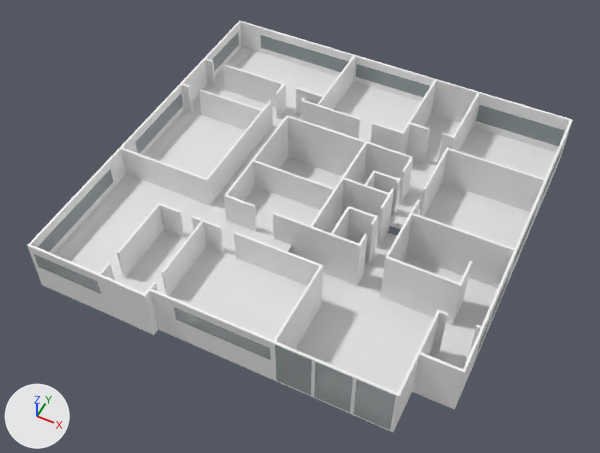
Before and after pictures for a commit that changed the glTF model models/all/D/Erdgeschoss/model.glb.
Both versions are drawn from a 50 mm camera at (-6.3, 91.6, 54.0) aimed at (-27.5, 134.0, 0.9). The axes (+X, +Y, +Z) are drawn at lower left. The lights are the same throughout. The first picture is the older version. Where no turn or scale is listed for an object, it has been applied to the vertices.
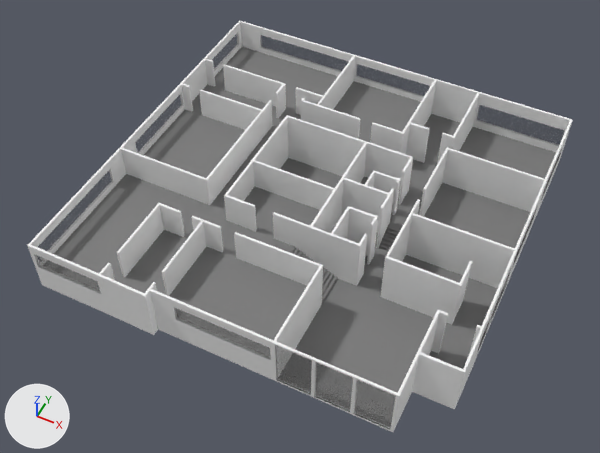
What differs and where, as boxes [x1, y1, x2, y2] in the pictures (600 x 453 px):
'Plane.028', recoloured, surface changed: [35, 22, 571, 428] in both
'Plane.014', recoloured (white to grey): [54, 47, 420, 340] in both
'Plane.015', recoloured (white to grey): [280, 158, 498, 393] in both
'Plane.013', recoloured (white to grey): [360, 114, 556, 249] in both
'Cube', added: after [287, 245, 337, 303]
'Cube.002', added: after [379, 224, 401, 251]

Edits to the bpy script that builds the scene:
```text
Change mat_floor:
    mat_floor.base_color: (0.8, 0.8, 0.8) -> (0.197, 0.197, 0.197)  # white #e7e7e7 -> grey #7b7b7b
Change mat_material_002:
    mat_material_002.base_color: (0.374, 0.422, 0.434) -> (0.197, 0.197, 0.197)  # grey #a5aeb0 -> grey #7b7b7b
    mat_material_002.alpha: 0.668 -> 0.231
Add me_cube_004:
    me_cube_004.from_pydata(...)  # a box spanning x -1.17..1.17, y -0.2..0.2, z -0.11..0.11; a box spanning x -1.17..1.17, y 0.12..0.52, z 0.03..0.26; a box spanning x -1.17..1.17, y 0.44..0.84, z 0.18..0.41; a box spanning x -1.17..1.17, y 0.76..1.16, z 0.33..0.56; a box spanning x -1.17..1.17, y 1.08..1.48, z 0.48..0.71; a box spanning x -1.17..1.17, y 1.4..1.8, z 0.63..0.86
    me_cube_004.materials.append(mat_floor)  # grey #7b7b7b
Add me_cube_001:
    me_cube_001.from_pydata(...)  # 104 vertices, 156 faces; spans x -4.04..0.2, y -1.52..1.52, z -0.11..1.9
    me_cube_001.materials.append(mat_floor)  # grey #7b7b7b
Add ob_cube_002:
    ob_cube_002 = bpy.data.objects.new('Cube.002', me_cube_004)
    ob_cube_002.location = (-19.73, 135.83, 0.1)
Add ob_cube:
    ob_cube = bpy.data.objects.new('Cube', me_cube_001)
    ob_cube.location = (-22.74, 129.53, 0.1)
```
